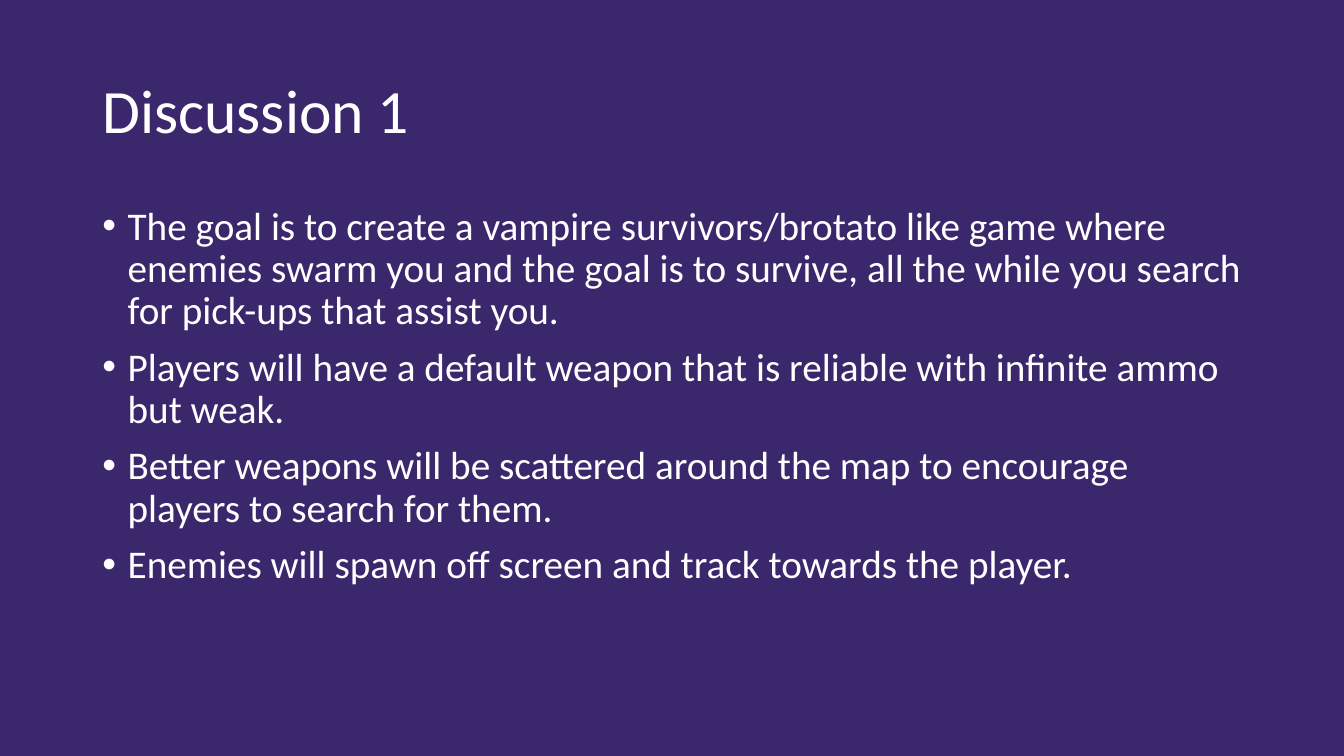
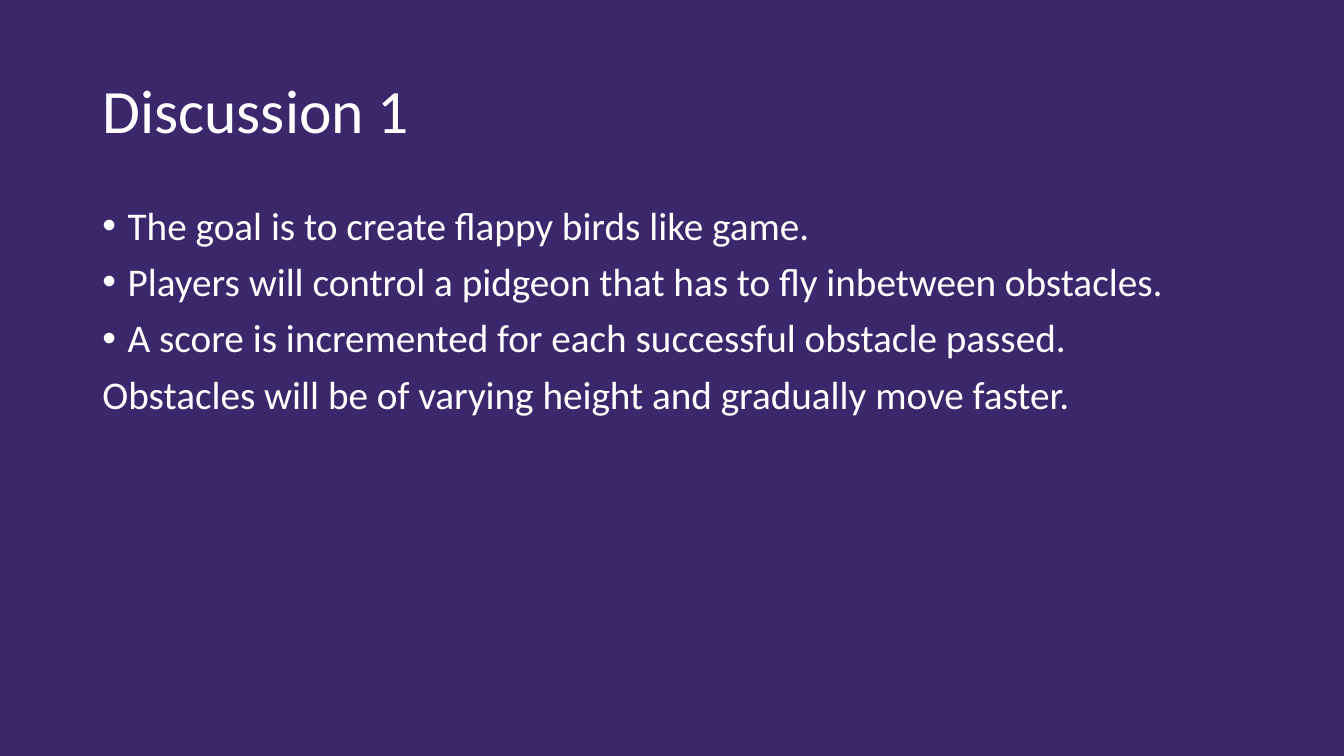
Before and after one commit to jaketerry28/CS315-Game-Programming, a slide deck: slide 2 of Project 1/Process Document.pptx. Drawn at 1344x756 pixels with LibreOffice and Linux fonts; fonts in the diff are those of the drawing. Boxes give left, top, right and bottom in pixels: in the first picture for what was removed or moved away, otherwise in the second. Text is boxed around its words. In the diff, an @@ line names an element or a change of style, - is before the commit and + after.

```diff
--- a/Project 1/Process Document.pptx
+++ b/Project 1/Process Document.pptx
@@ text at bbox=[102, 212, 1163, 416]: text changed @@
-• The goal is to create a vampire survivors/brotato like game where enemies swarm you and the goal is to survive, all the while you search for pick-ups that assist you.
-• Players will have a default weapon that is reliable with infinite ammo but weak.
-• Better weapons will be scattered around the map to encourage players to search for them.
-• Enemies will spawn off screen and track towards the player.
+• The goal is to create flappy birds like game.
+• Players will control a pidgeon that has to fly inbetween obstacles.
+• A score is incremented for each successful obstacle passed.
+Obstacles will be of varying height and gradually move faster.
```
Also in this commit, not shown: 13 other slides changed, 3 other files.
